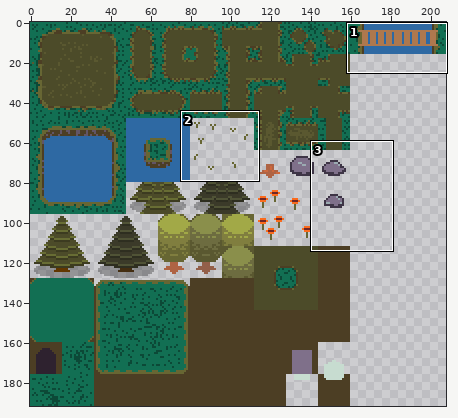
Two versions of one pixel-art file, Assets/Act1/TileMaps/ForestTileSetAct1.aseprite. Above: a wide view before the commit, with the close-up outlined.
Close-up. The starting point:
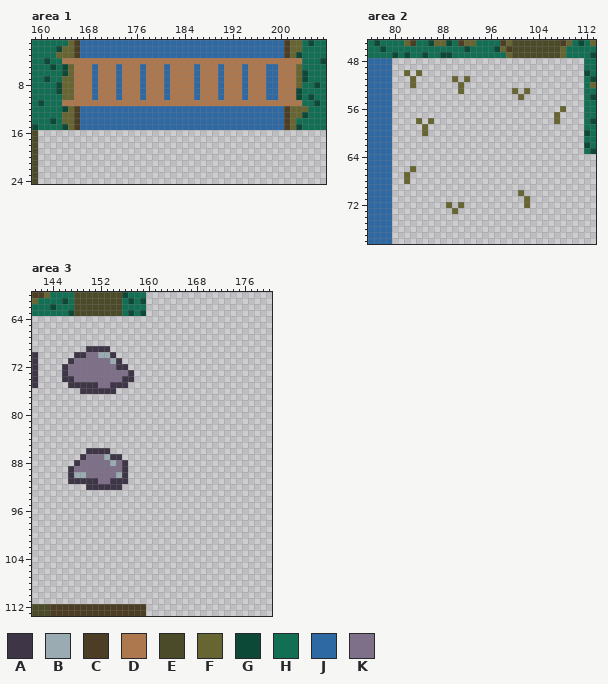
208x192 pixels, 1 frame. Colours within 5 levels of each other are drawn and written as one. Shown: area 1: x 159..207, y 1..24; area 2: x 76..113, y 45..78; area 3: x 141..180, y 60..113.
Palette (. is transparent): A #3e3546  B #9babb2  C #4c3e24  D #ae784e  E #4c4b29  F #676633  G #0c4937  H #126f53  J #2e69a3  K #7f708a
New version:
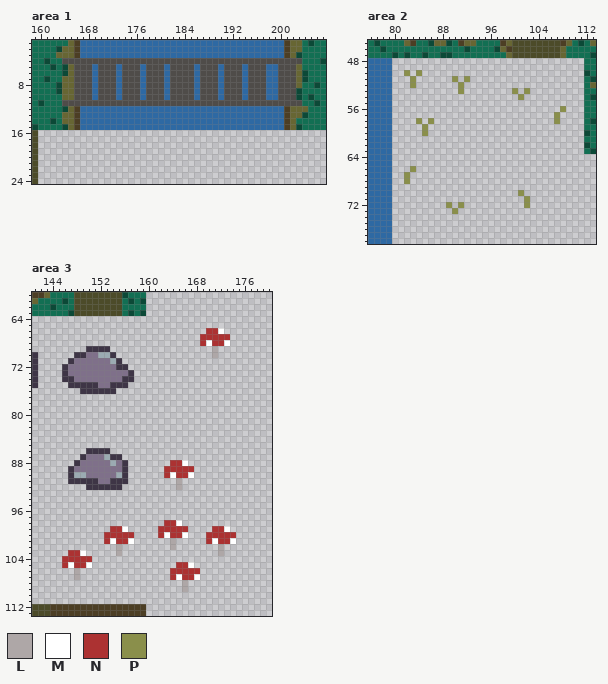
Colours new in this view: L #aea7a7  M #ffffff  N #ac3232  P #8a8f4b
Diff:
Colour D changes from #ae784e to #4f4c49.
Area 2:
Colour F gives way to colour P in row 50 at x 82 and 84; in row 51 at x 83, 90 and 92; in row 52 at x 83 and 91; in row 53 at x 91, 100 and 102; in row 54 at x 101; in row 56 at x 108.
Colour F gives way to colour P in row 57 at x 107; in row 58 at x 84, 86 and 107; in rows 59 to 60 at x 85; in row 66 at x 83; in rows 67 to 68 at x 82; in row 70 at x 101.
Colour F gives way to colour P in row 71 at x 102; in row 72 at x 89, 91 and 102; in row 73 at x 90.
Area 3:
The edit adds colour L in rows 69 to 70 at x 171; in rows 91 to 92 at x 165; in row 101 at x 164; in row 102 at x 155, 164 and 172; in row 103 at x 155 and 172; in rows 106 to 107 at x 148.
The edit adds colour L in rows 108 to 109 at x 166.
The edit adds colour M in row 66 at x 172; in row 68 at x 170 and 173; in row 88 at x 166; in row 90 at x 164 and 167; in row 98 at x 165; in row 99 at x 156 and 173.
The edit adds colour M in row 100 at x 163 and 166; in row 101 at x 154, 157, 171 and 174; in row 103 at x 149; in row 105 at x 147, 150 and 167; in row 107 at x 165 and 168.
The edit adds colour N in row 66 at x 170 to 171; in row 67 at x 169 to 173; in row 68 at x 169 and 171 to 172; in row 88 at x 164 to 165; in row 89 at x 163 to 167; in row 90 at x 163 and 165 to 166.
The edit adds colour N in row 98 at x 163 to 164; in row 99 at x 154 to 155, 162 to 166 and 171 to 172; in row 100 at x 153 to 157, 162, 164 to 165 and 170 to 174; in row 101 at x 153, 155 to 156, 170 and 172 to 173; in row 103 at x 147 to 148; in row 104 at x 146 to 150.
The edit adds colour N in row 105 at x 146, 148 to 149 and 165 to 166; in row 106 at x 164 to 168; in row 107 at x 164 and 166 to 167.
